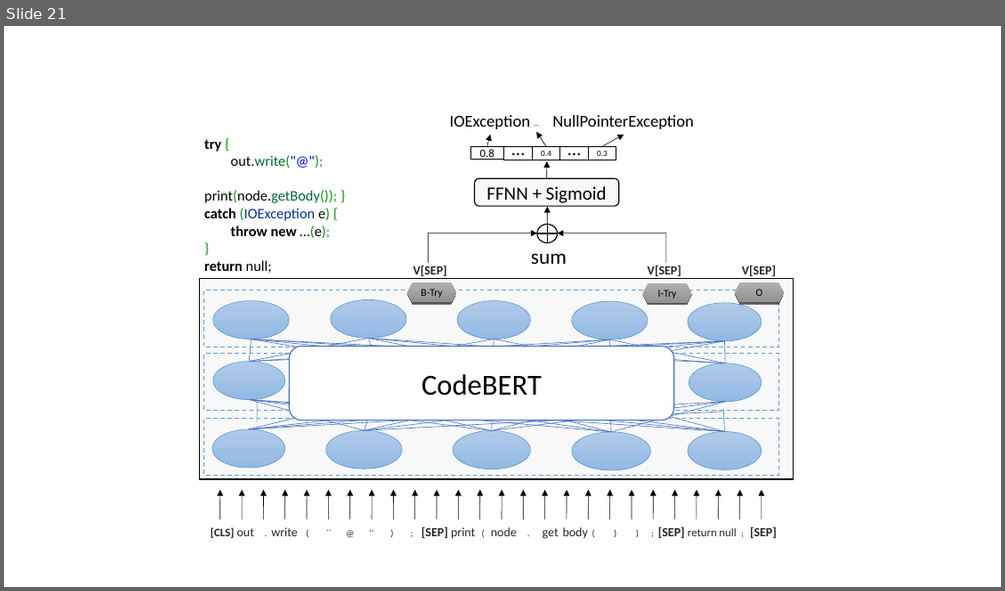
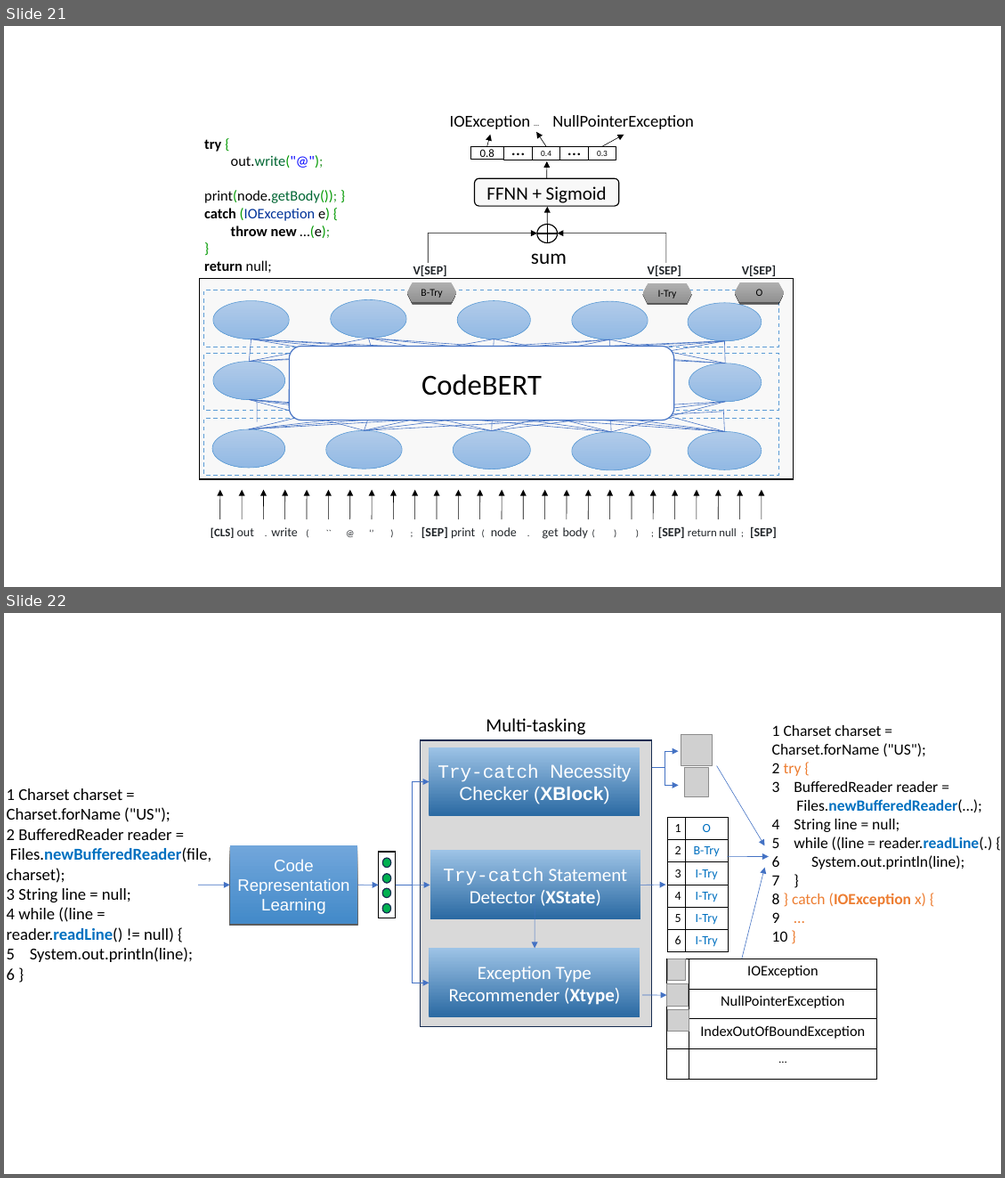
Before and after one commit to tien-n-nguyen/exception, a slide deck: EH-figures-Tien.ppt. Shown one above the other, each under a label of ours: slide 21 before the commit, slides 21 and 22 after it. The pictures are 1005x591 and 1005x1178 pixels, drawn with LibreOffice and Linux fonts; fonts in the diff are those of the drawing; grey boxes stand for pictures. Boxes give left, top, right and bottom in pixels: in the first picture for what was removed or moved away, otherwise in the second. Text is boxed around its words. In the diff, an @@ line names an element or a change of style, - is before the commit and + after.

```diff
--- a/EH-figures-Tien.ppt
+++ b/EH-figures-Tien.ppt
@@ slide 22 added at [4, 613, 1001, 1174], background #FFFFFF @@
@@ picture added at [681, 735, 712, 765] @@
@@ text added at [772, 725, 993, 941], 15 pt, text #000000 @@
+1 Charset charset = Charset.forName ("US");
+2 try {
+3 BufferedReader reader =
+Files.newBufferedReader(…);
+4 String line = null;
+5 while ((line = reader.readLine(.) {
+6 System.out.println(line);
+7 }
+8 } catch (IOException x) {
+9 …
+10 }
@@ elbow arrow added from (651, 768) to (678, 751), #4472C4 0.51 pt @@
@@ elbow arrow added from (651, 768) to (678, 785), #4472C4 0.51 pt @@
@@ picture added at [684, 768, 709, 797] @@
@@ arrow added from (716, 765) to (764, 845), #4472C4 0.51 pt @@
@@ text added at [7, 788, 211, 980], 16 pt, text #000000 @@
+1 Charset charset = Charset.forName ("US");
+2 BufferedReader reader =
+Files.newBufferedReader(file, charset);
+3 String line = null;
+4 while ((line = reader.readLine() != null) {
+5 System.out.println(line);
+6 }
@@ elbow arrow added from (396, 885) to (429, 782), #4472C4 0.51 pt @@
@@ table added at [667, 817, 728, 951], 6 rows, 2 columns @@
+1 | O
+2 | B-Try
+3 | I-Try
+4 | I-Try
+5 | I-Try
+6 | I-Try
@@ rectangle added at [230, 845, 357, 923], fill gradient #71A6DB to #438AC9, 16 pt, text #FFFFFF @@
+Code Representation Learning
@@ arrow added from (727, 856) to (769, 857), #4472C4 0.51 pt @@
@@ arrow added from (742, 958) to (764, 867), #4472C4 0.51 pt @@
@@ arrow added from (198, 884) to (230, 884), #4472C4 0.51 pt @@
@@ arrow added from (357, 884) to (379, 885), #4472C4 0.51 pt @@
@@ group added at [379, 852, 396, 918]: 4 ellipses, 1 rectangle @@
@@ elbow arrow added from (396, 885) to (429, 982), #4472C4 0.51 pt @@
@@ arrow added from (396, 885) to (430, 885), #4472C4 0.51 pt @@
@@ group added at [421, 718, 652, 1026]: 4 rectangles, 1 text, 1 arrow @@
+Try-catch Necessity Checker (XBlock)
+Try-catch Statement Detector (XState)
+Exception Type Recommender (Xtype)
+Multi-tasking
@@ arrow added from (640, 885) to (665, 884), #4472C4 0.51 pt @@
@@ table added at [666, 958, 876, 1054], 4 rows, 2 columns @@
+ | IOException
+ | NullPointerException
+ | IndexOutOfBoundException
+ | …
@@ picture added at [668, 958, 686, 980] @@
@@ picture added at [666, 983, 688, 1005] @@
@@ arrow added from (642, 995) to (666, 995), #4472C4 0.51 pt @@
@@ picture added at [668, 1010, 689, 1031] @@
```
Also in this commit, not shown: 3 other files.
